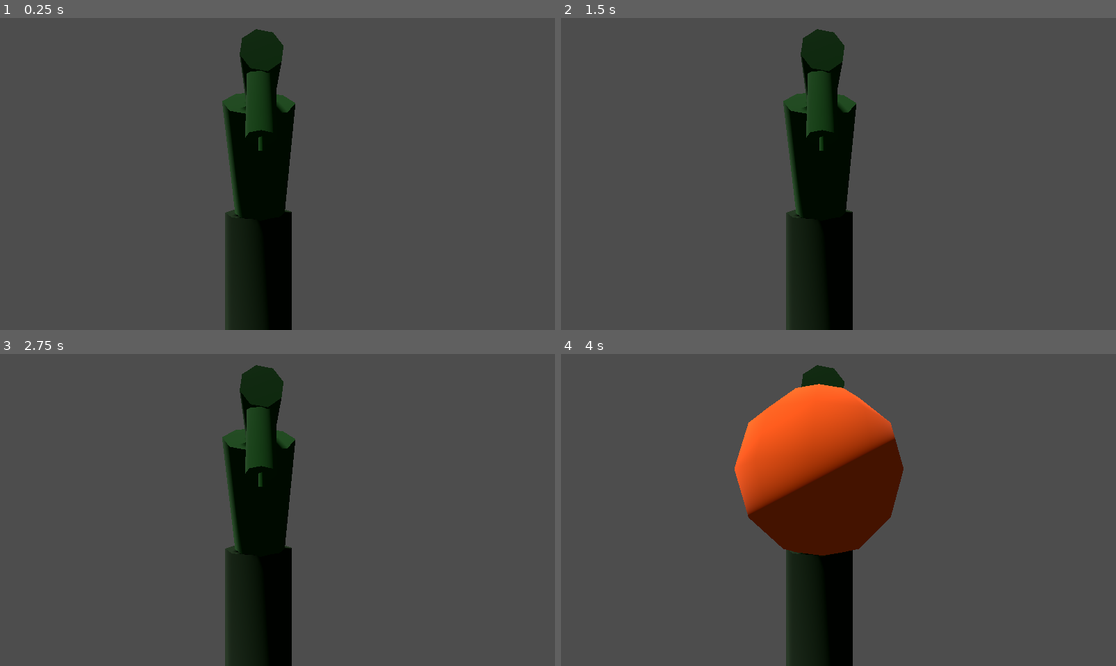
Above: before the commit, frames 1-4 (two rows, left to right).
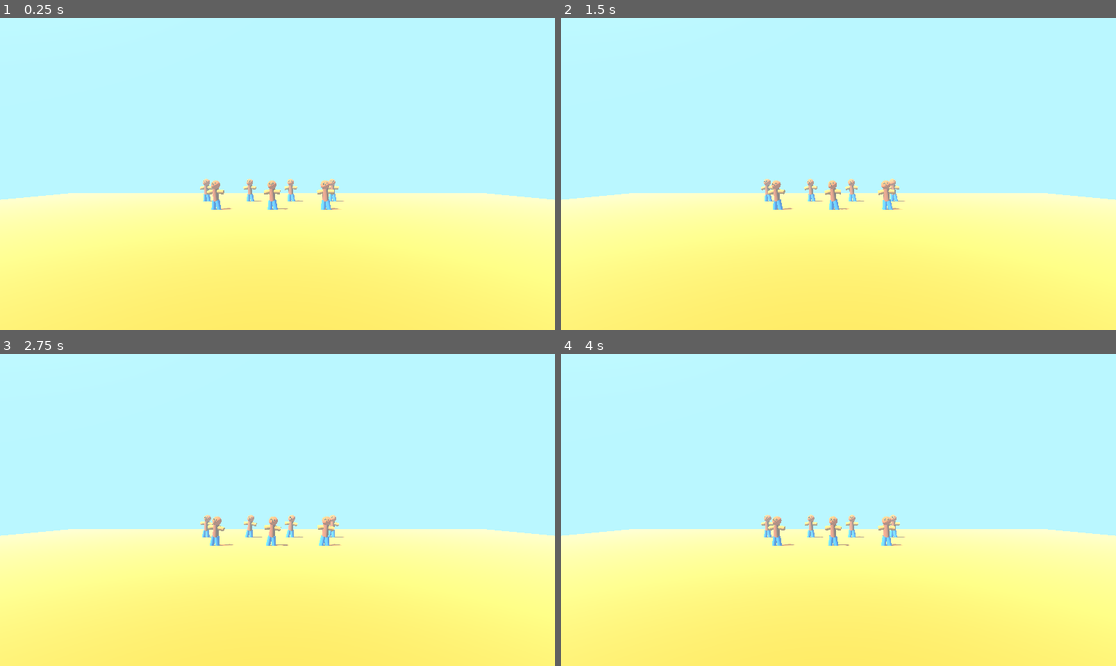
Above: after the commit, the same moments.

Repository: carterpiepenburg1/pumpkinchuckin-
Game: Godot game, scene res://Scenes/pumpkinchuckin.tscn
Two runs of this game, one before a commit and one after it. Both use one fixed random seed, a clock stepped at 60 frames per second and the inputs below.
Inputs:
- Up to frame 1 (0.25 s): no input
- Up to frame 2 (1.5 s): tap Enter at 1.25 s
- Up to frame 3 (2.75 s): no input
- Up to frame 4 (4 s): no input

The runs differ from the first frame. In frame 1, 100% of the frame differs, in the area x 0-100%, y 0-100%; in frame 2, 100%; in frame 3, 100%; in frame 4, 100%.

Commit message:
Made it look pretty

Diff:
--- a/Scenes/Objects/pumpkin.tscn
+++ b/Scenes/Objects/pumpkin.tscn
@@ -8,6 +8,7 @@
 [sub_resource type="SphereShape3D" id="SphereShape3D_cf2sr"]
 
 [node name="Pumpkin" type="Node3D"]
+transform = Transform3D(0.5, 0, 0, 0, 0.5, 0, 0, 0, 0.5, 0, 0, 0)
 script = ExtResource("1_5v8eb")
 
 [node name="PumpkinModel" type="CSGSphere3D" parent="."]
--- a/Scenes/Objects/vine.tscn
+++ b/Scenes/Objects/vine.tscn
@@ -18,6 +18,7 @@
 albedo_color = Color(0, 0.25490198, 0, 1)
 
 [node name="Vine" type="Node3D"]
+transform = Transform3D(0.5, 0, 0, 0, 0.5, 0, 0, 0, 0.5, 0, 0, 0)
 script = ExtResource("1_73ut5")
 
 [node name="Timer" type="Timer" parent="."]
--- a/Scenes/pumpkinchuckin.tscn
+++ b/Scenes/pumpkinchuckin.tscn
@@ -7,9 +7,18 @@
 [ext_resource type="PackedScene" uid="uid://cy6tf6pp8tta6" path="res://Scenes/Objects/vine.tscn" id="5_8o4mi"]
 
 [sub_resource type="Environment" id="Environment_2t1jq"]
+background_mode = 1
+background_color = Color(0.76037085, 0.97431797, 0.9702292, 1)
+fog_enabled = true
+fog_light_color = Color(0.73032373, 0.96586627, 0.9999998, 1)
+fog_sun_scatter = 0.5
+fog_density = 0.02
 
 [sub_resource type="SphereShape3D" id="SphereShape3D_gfff3"]
 radius = 0.049555775
+
+[sub_resource type="StandardMaterial3D" id="StandardMaterial3D_3odlv"]
+albedo_color = Color(0.9137255, 0.44705883, 0, 1)
 
 [node name="Node3D" type="Node3D"]
 script = ExtResource("1_ua3oe")
@@ -55,17 +64,44 @@
 [node name="CollisionShape3D" type="CollisionShape3D" parent="Player/Right/Area"]
 shape = SubResource("SphereShape3D_gfff3")
 
-[node name="Enemy" parent="." instance=ExtResource("5_3odlv")]
-transform = Transform3D(-0.9999751, 0, 0.0070510507, 0, 0.9999999, 0, -0.007051062, 0, -0.999975, 1.355802, 1.1707717, -0.12600374)
+[node name="Enemies" type="Node3D" parent="."]
 
-[node name="Vine" parent="." instance=ExtResource("5_8o4mi")]
-transform = Transform3D(1, 0, 0, 0, 1, 0, 0, 0, 1, -3.0252895, -0.6471578, 0.020180225)
+[node name="Enemy" parent="Enemies" instance=ExtResource("5_3odlv")]
+transform = Transform3D(-0.12728967, 0, -0.99186563, 0, 0.9999999, 0, 0.9918657, 0, -0.12728964, -0.34657764, 0.40212262, -13.321085)
 
-[node name="Vine2" parent="." instance=ExtResource("5_8o4mi")]
-transform = Transform3D(0.07548342, 0, -0.9971471, 0, 1, 0, 0.9971471, 0, 0.07548342, -0.279382, -0.6471578, -3.0710275)
+[node name="Enemy2" parent="Enemies" instance=ExtResource("5_3odlv")]
+transform = Transform3D(-0.12728967, 0, -0.99186563, 0, 0.9999999, 0, 0.9918657, 0, -0.12728964, 3.1400938, 0.40212262, -13.321085)
 
-[node name="Vine3" parent="." instance=ExtResource("5_8o4mi")]
-transform = Transform3D(0.05846996, 0, 0.9982891, 0, 1, 0, -0.9982891, 0, 0.05846996, -0.279382, -0.6471578, 2.7067108)
+[node name="Enemy3" parent="Enemies" instance=ExtResource("5_3odlv")]
+transform = Transform3D(-0.12728967, 0, -0.99186563, 0, 0.9999999, 0, 0.9918657, 0, -0.12728964, -4.0380025, 0.40212262, -13.321085)
+
+[node name="Enemy4" parent="Enemies" instance=ExtResource("5_3odlv")]
+transform = Transform3D(-0.12728967, 0, -0.99186563, 0, 0.9999999, 0, 0.9918657, 0, -0.12728964, -2.3465776, 0.40212262, -17.321085)
+
+[node name="Enemy7" parent="Enemies" instance=ExtResource("5_3odlv")]
+transform = Transform3D(-0.12728967, 0, -0.99186563, 0, 0.9999999, 0, 0.9918657, 0, -0.12728964, 4.6534224, 0.40212262, -17.321085)
+
+[node name="Enemy5" parent="Enemies" instance=ExtResource("5_3odlv")]
+transform = Transform3D(-0.12728967, 0, -0.99186563, 0, 0.9999999, 0, 0.9918657, 0, -0.12728964, 1.1400938, 0.40212262, -17.321085)
+
+[node name="Enemy6" parent="Enemies" instance=ExtResource("5_3odlv")]
+transform = Transform3D(-0.12728967, 0, -0.99186563, 0, 0.9999999, 0, 0.9918657, 0, -0.12728964, -6.0380025, 0.40212262, -17.321085)
+
+[node name="Environment" type="Node3D" parent="."]
+
+[node name="Vine" parent="Environment" instance=ExtResource("5_8o4mi")]
+transform = Transform3D(-0.5, 0, -7.54979e-08, 0, 0.5, 0, 7.54979e-08, 0, -0.5, 1.5477991, -0.6471578, -0.5684005)
+
+[node name="Vine3" parent="Environment" instance=ExtResource("5_8o4mi")]
+transform = Transform3D(0.5, 0, 0, 0, 0.5, 0, 0, 0, 0.5, -1.7715251, -0.6471578, -0.5684005)
+
+[node name="Vine2" parent="Environment" instance=ExtResource("5_8o4mi")]
+transform = Transform3D(0.00034902245, 0, 0.49999985, 0, 0.5, 0, -0.49999985, 0, 0.00034902245, -0.007372141, -0.6471578, 1.7730088)
+
+[node name="CSGBox3D" type="CSGBox3D" parent="Environment"]
+transform = Transform3D(1, 0, 0, 0, 1, 0, 0, 0, 1, 0, -1, 0)
+material_override = SubResource("StandardMaterial3D_3odlv")
+size = Vector3(50, 1, 50)
 
 [connection signal="button_pressed" from="Player/Left" to="Player" method="_on_left_button_pressed"]
 [connection signal="button_released" from="Player/Left" to="Player" method="_on_left_button_released"]
--- a/Scripts/Pumkin-Scripts/pumpkin_move.gd
+++ b/Scripts/Pumkin-Scripts/pumpkin_move.gd
@@ -5,11 +5,17 @@
 @onready var inHand = false
 @onready var inSling = false
 
+@onready var velocity = 0
+
 func _process(delta: float) -> void:
 
 	if onVine == false && inHand == false && inSling == false:
-		global_position.y -= delta * 3
+		velocity += 2.6 * delta
+		global_position.y -= velocity * delta
 
-		if global_position.y < -1:
+		if global_position.y < 0:
 			queue_free()
 			print("Pumpkin has been Dropped")
+
+	else:
+		velocity = 0
Not shown: 1 places in Scenes/pumpkinchuckin.tscn that only renumber resources
